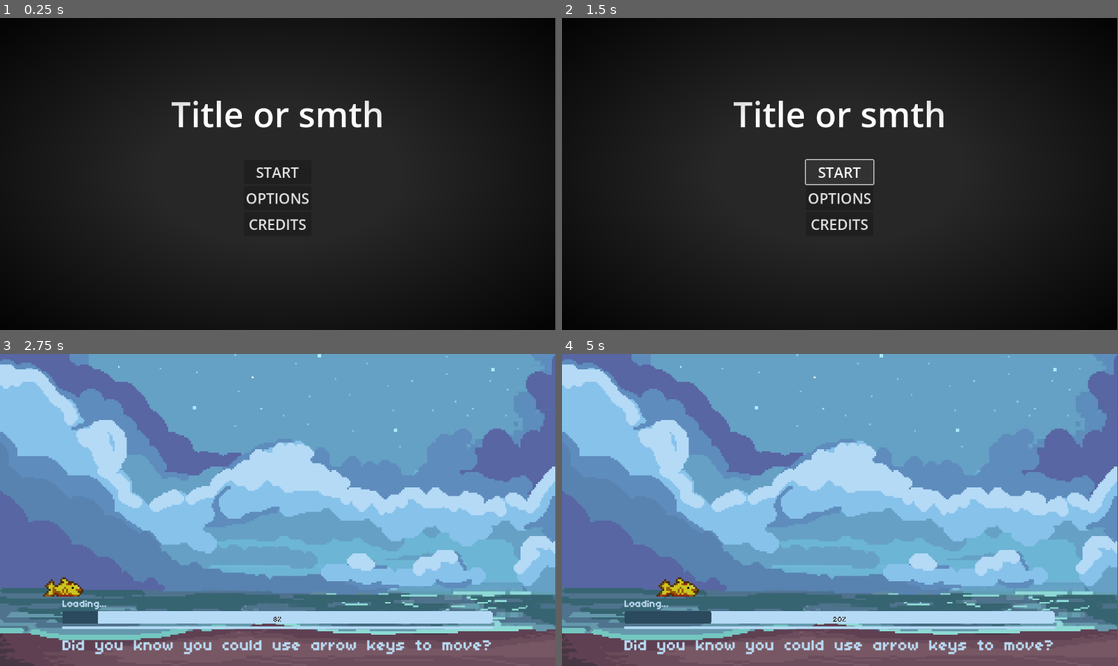
Above: before the commit, frames 1-4 (two rows, left to right).
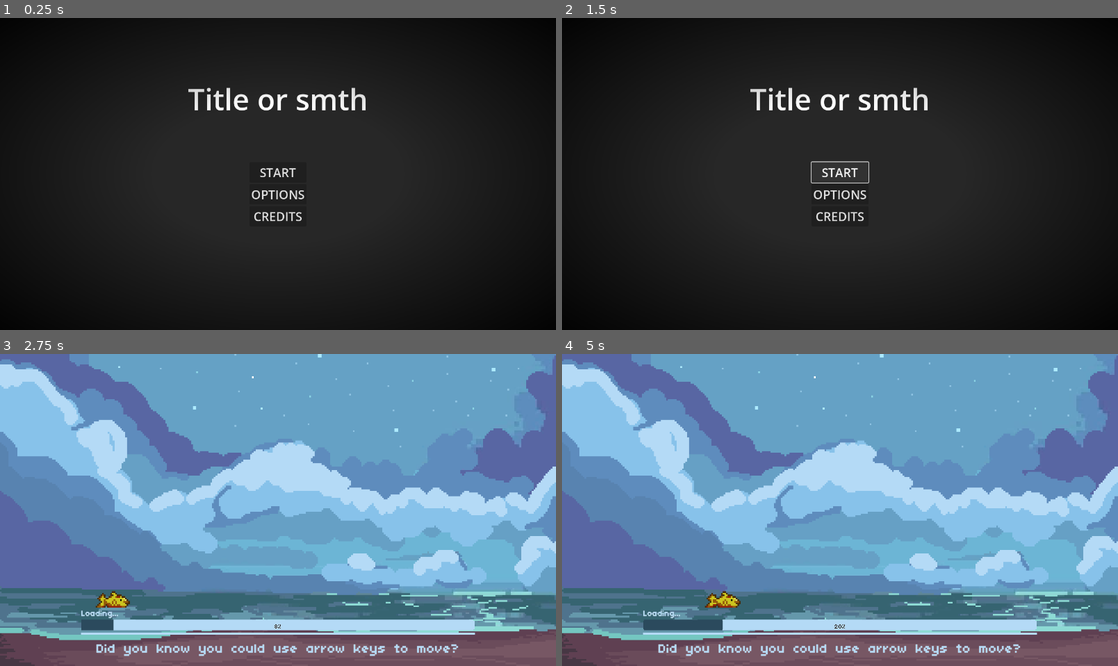
Above: after the commit, the same moments.

Repository: asalhi1/GMTK2025
Game: Godot game, scene res://Levels/main_menu.tscn
Two runs of this game, one before a commit and one after it. Both use one fixed random seed, a clock stepped at 60 frames per second and the inputs below. Sound files missing from this copy of the repository are replaced by a short silence.
Inputs (mouse positions are in pixels of both pictures, inside the frame that each line leads up to):
- Up to frame 1 (0.25 s): no input
- Up to frame 2 (1.5 s): click "START" at 0.5 s; click "START" at 1.25 s
- Up to frame 3 (2.75 s): move the mouse to (400, 494) at 2.02 s; hold Right (ui_right) from 2.03 s (still down); tap Up (ui_up) at 2.1, 2.27, 2.57 s; click (400, 494) at 2.17 s
- Up to frame 4 (5 s): release Right (ui_right) at 2.75 s; drag from (728, 525) to (812, 572) at 2.77 s; move the mouse to (895, 441) at 3.52 s; hold Left (ui_left) 3.53-4.25 s; tap Up (ui_up) at 3.6 s; click (895, 441) at 3.67 s; drag from (812, 572) to (673, 463) at 4.27 s
In our replay, the window is 799x449 before the commit and 800x449 after it. These sizes can differ from the game's own. Grey fills any space a smaller window leaves; there, only what the larger window draws over its background counts as a difference.

The runs differ from the first frame. In frame 1, 2.5% of the frame differs, in the area x 30-69%, y 22-68%; in frame 2, 2.7%; in frame 3, 6.9%; in frame 4, 7.0%, in the area x 0-100%, y 0-100%.

Commit message:
Set up more art

Diff:
--- a/Levels/Level4/level4.tscn
+++ b/Levels/Level4/level4.tscn
@@ -104,7 +104,7 @@
 
 [node name="Label" type="Label" parent="MarginContainer/BarContainer"]
 layout_mode = 2
-text = "LOADING..."
+text = "Nearly there..."
 
 [node name="HSeparator2" type="HSeparator" parent="MarginContainer/BarContainer"]
 show_behind_parent = true
--- a/Levels/endscreen.tscn
+++ b/Levels/endscreen.tscn
@@ -8,17 +8,44 @@
 grow_horizontal = 2
 grow_vertical = 2
 
-[node name="Label" type="Label" parent="."]
+[node name="ColorRect" type="ColorRect" parent="."]
+layout_mode = 1
+anchors_preset = 15
+anchor_right = 1.0
+anchor_bottom = 1.0
+grow_horizontal = 2
+grow_vertical = 2
+color = Color(0.0823529, 0.0509804, 0.968627, 1)
+
+[node name="MarginContainer" type="MarginContainer" parent="."]
 layout_mode = 1
 anchors_preset = 8
 anchor_left = 0.5
 anchor_top = 0.5
 anchor_right = 0.5
 anchor_bottom = 0.5
-offset_left = -46.0
-offset_top = -11.5
-offset_right = 46.0
-offset_bottom = 11.5
+offset_left = -478.0
+offset_top = -63.0
+offset_right = 478.0
+offset_bottom = 63.0
 grow_horizontal = 2
 grow_vertical = 2
-text = "You win yay"
+
+[node name="VBoxContainer" type="VBoxContainer" parent="MarginContainer"]
+layout_mode = 2
+theme_override_constants/separation = 15
+
+[node name="Label" type="Label" parent="MarginContainer/VBoxContainer"]
+layout_mode = 2
+theme_override_font_sizes/font_size = 64
+text = ":("
+
+[node name="Label2" type="Label" parent="MarginContainer/VBoxContainer"]
+layout_mode = 2
+theme_override_font_sizes/font_size = 24
+text = "Your game has crashed."
+
+[node name="Label3" type="Label" parent="MarginContainer/VBoxContainer"]
+layout_mode = 2
+theme_override_font_sizes/font_size = 8
+text = "ERR_CODE 0xLOOP"
--- /dev/null
+++ b/Levels/infinite.tscn
@@ -0,0 +1,72 @@
+[gd_scene load_steps=7 format=3 uid="uid://cqau6whto4ox3"]
+
+[ext_resource type="Script" uid="uid://b4modu0tr6yv3" path="res://Scripts/infiniteplayer.gd" id="1_a4no0"]
+[ext_resource type="Texture2D" uid="uid://crhdopqg84qo0" path="res://icon.svg" id="1_rvvd4"]
+
+[sub_resource type="RectangleShape2D" id="RectangleShape2D_a4no0"]
+size = Vector2(128, 129)
+
+[sub_resource type="RectangleShape2D" id="RectangleShape2D_rvvd4"]
+size = Vector2(731, 123)
+
+[sub_resource type="RectangleShape2D" id="RectangleShape2D_45hb1"]
+size = Vector2(731, 20)
+
+[sub_resource type="RectangleShape2D" id="RectangleShape2D_fqglm"]
+size = Vector2(1187, 585)
+
+[node name="Infinite" type="Node2D"]
+
+[node name="Camera2D" type="Camera2D" parent="."]
+anchor_mode = 0
+
+[node name="Player" type="CharacterBody2D" parent="." node_paths=PackedStringArray("floor_2")]
+position = Vector2(89, 646)
+script = ExtResource("1_a4no0")
+floor_2 = NodePath("../StaticBody2D2")
+
+[node name="Sprite2D" type="Sprite2D" parent="Player"]
+texture = ExtResource("1_rvvd4")
+
+[node name="CollisionShape2D" type="CollisionShape2D" parent="Player"]
+position = Vector2(0, -0.5)
+shape = SubResource("RectangleShape2D_a4no0")
+
+[node name="StaticBody2D" type="StaticBody2D" parent="."]
+position = Vector2(564, 781)
+
+[node name="Sprite2D" type="Sprite2D" parent="StaticBody2D"]
+position = Vector2(-303, 0)
+scale = Vector2(5.73438, 1)
+texture = ExtResource("1_rvvd4")
+
+[node name="CollisionShape2D" type="CollisionShape2D" parent="StaticBody2D"]
+position = Vector2(-303.5, -0.5)
+shape = SubResource("RectangleShape2D_rvvd4")
+
+[node name="StaticBody2D2" type="StaticBody2D" parent="."]
+position = Vector2(1453, 779)
+
+[node name="Sprite2D" type="Sprite2D" parent="StaticBody2D2"]
+position = Vector2(-303, 0)
+scale = Vector2(5.73438, 1)
+texture = ExtResource("1_rvvd4")
+
+[node name="CollisionShape2D" type="CollisionShape2D" parent="StaticBody2D2"]
+position = Vector2(-303.5, -0.5)
+shape = SubResource("RectangleShape2D_rvvd4")
+
+[node name="Area2D" type="Area2D" parent="StaticBody2D2"]
+
+[node name="CollisionShape2D" type="CollisionShape2D" parent="StaticBody2D2/Area2D"]
+position = Vector2(-302, -73)
+shape = SubResource("RectangleShape2D_45hb1")
+
+[node name="Pit" type="Area2D" parent="."]
+
+[node name="CollisionShape2D" type="CollisionShape2D" parent="Pit"]
+position = Vector2(709.5, 1148.5)
+shape = SubResource("RectangleShape2D_fqglm")
+
+[connection signal="body_entered" from="StaticBody2D2/Area2D" to="Player" method="_on_area_2d_body_entered"]
+[connection signal="body_entered" from="Pit" to="Player" method="_on_pit_body_entered"]
--- a/Levels/level2.tscn
+++ b/Levels/level2.tscn
@@ -11,6 +11,13 @@
 [ext_resource type="Texture2D" uid="uid://cswfpnukph8pv" path="res://Art/Level2/Cats/OIP-3506078651.png" id="7_ppd48"]
 [ext_resource type="Texture2D" uid="uid://brxpx74pc3xpw" path="res://Art/Level2/Cats/OIP-4287910165.png" id="8_bl3jk"]
 [ext_resource type="Texture2D" uid="uid://oxj1kdyju1q0" path="res://Art/Level2/Cats/OIP-4190974541.jpeg" id="10_65ryg"]
+
+[sub_resource type="StyleBoxFlat" id="StyleBoxFlat_tdxkx"]
+bg_color = Color(0, 0, 0, 1)
+border_width_left = 2
+border_width_top = 2
+border_width_right = 2
+border_width_bottom = 2
 
 [node name="Level2" type="Control" node_paths=PackedStringArray("captcha_ui", "captcha_button_container", "captcha_button", "captcha_label", "captcha_grid", "loading_bar", "loading_label")]
 layout_mode = 3
@@ -47,7 +54,7 @@
 theme_override_constants/margin_left = 200
 theme_override_constants/margin_top = 50
 theme_override_constants/margin_right = 200
-theme_override_constants/margin_bottom = 50
+theme_override_constants/margin_bottom = 25
 
 [node name="CaptchaButtonContainer" type="VBoxContainer" parent="MarginContainer"]
 visible = false
@@ -151,5 +158,14 @@
 layout_mode = 2
 value = 50.0
 
+[node name="HSeparator" type="HSeparator" parent="MarginContainer/BarContainer"]
+layout_mode = 2
+theme_override_styles/separator = SubResource("StyleBoxFlat_tdxkx")
+
+[node name="Label2" type="Label" parent="MarginContainer/BarContainer"]
+layout_mode = 2
+text = "Tip: Press Alt+F4 to enable pizza mode"
+horizontal_alignment = 1
+
 [connection signal="pressed" from="MarginContainer/CaptchaButtonContainer/CaptchaButton" to="." method="_on_captcha_button_pressed"]
 [connection signal="pressed" from="MarginContainer/Captcha/PanelContainer/MarginContainer/VBoxContainer/Button" to="." method="_on_verify_pressed"]
--- a/Levels/level3.tscn
+++ b/Levels/level3.tscn
@@ -71,7 +71,7 @@
 
 [node name="Label" type="Label" parent="MarginContainer/VBoxContainer2/BarContainer"]
 layout_mode = 2
-text = "Hacking into the mainframe..."
+text = "Reticulating splines..."
 
 [node name="ProgressBar" type="ProgressBar" parent="MarginContainer/VBoxContainer2/BarContainer"]
 layout_mode = 2
--- /dev/null
+++ b/Levels/level5.tscn
@@ -0,0 +1,112 @@
+[gd_scene load_steps=10 format=3 uid="uid://6xsven461jw6"]
+
+[ext_resource type="Script" uid="uid://c2td1fulbpexw" path="res://Scripts/level_5.gd" id="1_fh8n1"]
+[ext_resource type="Texture2D" uid="uid://cisfc351ycphb" path="res://Art/level 6/level 6 update/Statue 1.png" id="2_b3501"]
+[ext_resource type="Texture2D" uid="uid://y358dphsbhff" path="res://Art/level 6/level 6 update/Background.png" id="2_fj68v"]
+[ext_resource type="Script" uid="uid://cakruym8l5vr8" path="res://Scripts/statue_slot.gd" id="3_b3501"]
+[ext_resource type="Texture2D" uid="uid://dkl64mm6tifc7" path="res://Art/level 6/level 6 update/Statue 2.png" id="4_fj68v"]
+[ext_resource type="Texture2D" uid="uid://7ejabnr0t8y6" path="res://Art/level 6/level 6 update/Statue 3.png" id="5_ggu74"]
+[ext_resource type="Texture2D" uid="uid://cskjdigqvbqno" path="res://Art/level 6/level 6 update/New Project 43 [22FE7E4].png" id="7_ggu74"]
+[ext_resource type="Texture2D" uid="uid://b38bg8lngkxgo" path="res://Art/level 6/level 6 update/bar full [C9776B4].png" id="8_ggu74"]
+[ext_resource type="FontFile" uid="uid://cxwuye8sfm2k8" path="res://Assets/Fonts/TinyUnicode (lvl 4).ttf" id="9_4omtb"]
+
+[node name="Level5" type="Control" node_paths=PackedStringArray("hbox_container")]
+layout_mode = 3
+anchors_preset = 15
+anchor_right = 1.0
+anchor_bottom = 1.0
+grow_horizontal = 2
+grow_vertical = 2
+script = ExtResource("1_fh8n1")
+hbox_container = NodePath("MarginContainer/HBoxContainer")
+
+[node name="TextureRect" type="TextureRect" parent="."]
+layout_mode = 1
+anchors_preset = 15
+anchor_right = 1.0
+anchor_bottom = 1.0
+grow_horizontal = 2
+grow_vertical = 2
+texture = ExtResource("2_fj68v")
+
+[node name="MarginContainer" type="MarginContainer" parent="."]
+layout_mode = 1
+anchors_preset = 15
+anchor_right = 1.0
+anchor_bottom = 1.0
+grow_horizontal = 2
+grow_vertical = 2
+theme_override_constants/margin_left = 50
+theme_override_constants/margin_top = 50
+theme_override_constants/margin_right = 50
+theme_override_constants/margin_bottom = 50
+
+[node name="HBoxContainer" type="HBoxContainer" parent="MarginContainer"]
+layout_mode = 2
+size_flags_horizontal = 4
+size_flags_vertical = 4
+theme_override_constants/separation = 10
+alignment = 1
+
+[node name="StatueSlot1" type="TextureRect" parent="MarginContainer/HBoxContainer" node_paths=PackedStringArray("parent")]
+layout_mode = 2
+size_flags_vertical = 8
+mouse_filter = 0
+texture = ExtResource("2_b3501")
+stretch_mode = 2
+script = ExtResource("3_b3501")
+statue_height = 3
+parent = NodePath("../../..")
+
+[node name="StatueSlot2" type="TextureRect" parent="MarginContainer/HBoxContainer" node_paths=PackedStringArray("parent")]
+layout_mode = 2
+size_flags_vertical = 8
+mouse_filter = 0
+texture = ExtResource("4_fj68v")
+stretch_mode = 2
+script = ExtResource("3_b3501")
+statue_height = 1
+parent = NodePath("../../..")
+
+[node name="StatueSlot3" type="TextureRect" parent="MarginContainer/HBoxContainer" node_paths=PackedStringArray("parent")]
+layout_mode = 2
+size_flags_vertical = 8
+mouse_filter = 0
+texture = ExtResource("5_ggu74")
+stretch_mode = 2
+script = ExtResource("3_b3501")
+statue_height = 2
+parent = NodePath("../../..")
+
+[node name="StatueSlot4" type="TextureRect" parent="MarginContainer/HBoxContainer" node_paths=PackedStringArray("parent")]
+layout_mode = 2
+size_flags_vertical = 8
+mouse_filter = 0
+texture = ExtResource("7_ggu74")
+stretch_mode = 2
+script = ExtResource("3_b3501")
+statue_height = 4
+parent = NodePath("../../..")
+
+[node name="TextureRect2" type="TextureRect" parent="MarginContainer"]
+layout_mode = 2
+size_flags_vertical = 8
+texture = ExtResource("8_ggu74")
+
+[node name="Label" type="Label" parent="MarginContainer/TextureRect2"]
+layout_mode = 1
+anchors_preset = 8
+anchor_left = 0.5
+anchor_top = 0.5
+anchor_right = 0.5
+anchor_bottom = 0.5
+offset_left = -166.0
+offset_top = -11.5
+offset_right = 166.0
+offset_bottom = 11.5
+grow_horizontal = 2
+grow_vertical = 2
+theme_override_fonts/font = ExtResource("9_4omtb")
+theme_override_font_sizes/font_size = 28
+text = "Tip: Sometime all we need is a little order... which can sometimes be done by clicking and dragging your mouse."
+horizontal_alignment = 1
--- a/Levels/level6.tscn
+++ b/Levels/level6.tscn
@@ -134,7 +134,7 @@
 [node name="Label" type="Label" parent="MarginContainer/BarContainer"]
 layout_mode = 2
 theme_override_colors/font_color = Color(0, 0.556863, 0, 1)
-text = "Loading..."
+text = "Downloading browser history..."
 
 [node name="ProgressBar" type="ProgressBar" parent="MarginContainer/BarContainer"]
 layout_mode = 2
--- /dev/null
+++ b/Scripts/infiniteplayer.gd
@@ -0,0 +1,73 @@
+extends CharacterBody2D
+
+# Movement parameters
+const MAX_SPEED = 400.0  # Maximum horizontal speed of the character
+const ACCELERATION = 1500.0  # Normal acceleration rate
+const RAPID_ACCELERATION = 8000.0  # Acceleration rate when rapidly changing direction
+const GROUND_DECELERATION = 3000.0  # Normal deceleration rate
+const RAPID_DECELERATION = 8000.0  # Deceleration rate when rapidly changing direction
+const AIR_DECELERATION = 500.0  # Deceleration rate when in the air
+const JUMP_FORCE = 1000.0  # The force applied when jumping
+const GRAVITY = 2000.0  # Gravity force applied each frame
+const JUMP_BUFFER_TIME = 0.1  # Time window for the jump buffer (in seconds)
+
+var jump_buffer_timer = 0.0  # Timer for the jump buffer duration
+var last_input_direction = 0  # Stores the last horizontal input direction
+
+var start_position = Vector2(89, 646)
+
+@export var floor_2 : Node
+
+func _ready():
+	MusicManager.stop_music()
+
+func _physics_process(delta):
+	# Update the jump buffer timer
+	if jump_buffer_timer > 0:
+		jump_buffer_timer -= delta
+
+	# Horizontal Movement Input
+	var input_direction = Input.get_action_strength("ui_right") - Input.get_action_strength("ui_left")
+
+	# Rapid Direction Change Detection
+	var is_rapid_change = input_direction != 0 and sign(input_direction) != sign(last_input_direction)
+	last_input_direction = input_direction if input_direction != 0 else last_input_direction
+
+	# Horizontal Movement Logic
+	if input_direction != 0:
+		# Apply rapid acceleration if changing direction quickly, otherwise normal acceleration
+		var acceleration =  RAPID_ACCELERATION if is_rapid_change else ACCELERATION
+		velocity.x += acceleration * input_direction * delta
+		velocity.x = clamp(velocity.x, -MAX_SPEED, MAX_SPEED)
+	elif velocity.x != 0:
+		# Apply rapid deceleration if changing direction quickly, otherwise normal or air deceleration
+		var decel = RAPID_DECELERATION if is_rapid_change else ( GROUND_DECELERATION if is_on_floor() else AIR_DECELERATION)
+		decel *= delta
+		velocity.x -= decel * sign(velocity.x)
+		if abs(velocity.x) <= decel:
+			velocity.x = 0
+
+	# Jump Input Handling
+	if Input.is_action_just_pressed("ui_up"):
+		jump_buffer_timer = JUMP_BUFFER_TIME
+
+	# Jumping Logic
+	if jump_buffer_timer > 0 and is_on_floor():
+		velocity.y = -JUMP_FORCE
+		jump_buffer_timer = 0
+
+	# Gravity Application
+	velocity.y += GRAVITY * delta
+
+	# Character Movement
+	move_and_slide()
+
+func _on_area_2d_body_entered(body: Node2D) -> void:
+	if body.name == "Player":
+		body.velocity = Vector2(0, 0)
+		body.global_position = start_position
+		floor_2.position.x += 150
+
+
+func _on_pit_body_entered(body: Node2D) -> void:
+	TransitionManager.transition_to("res://Levels/endscreen.tscn")
--- a/Scripts/level_1.gd
+++ b/Scripts/level_1.gd
@@ -14,6 +14,7 @@
 var fake_progress = 0
 
 func _ready():
+	MusicManager.play_music_for_level("8bit")
 	await get_tree().process_frame
 	var bar_rect = progress_bar.get_global_rect()
 	start_x = bar_rect.position.x
@@ -49,4 +50,4 @@
 		progress_bar.value = progress * 100.0
 
 	if progress_bar.value >= 95:
-		TransitionManager.transition_to("res://Levels/level2.tscn")
+		TransitionManager.transition_to("res://Levels/level6.tscn")
--- a/Scripts/level_2.gd
+++ b/Scripts/level_2.gd
@@ -23,6 +23,7 @@
 var selected_cells = []
 
 func _ready():
+	MusicManager.play_music_for_level("variant2")
 	captcha_ui.visible = false
 	captcha_button_container.visible = false
 	start_loading()
--- a/Scripts/level_4.gd
+++ b/Scripts/level_4.gd
@@ -10,6 +10,7 @@
 var crosshair
 
 func _ready():
+	MusicManager.play_music_for_level("8bit")
 	Input.set_mouse_mode(Input.MOUSE_MODE_HIDDEN)
 	crosshair = crosshair_scene.instantiate()
 	add_child(crosshair)
@@ -36,5 +37,5 @@
 	t.tween_property(progress_bar, "value", float(ducks_shot) / total_ducks * 100.0, .5)
 	#progress_bar.value = float(ducks_shot) / total_ducks * 100.0
 	if ducks_shot == total_ducks:
-		TransitionManager.transition_to("res://Levels/endscreen.tscn")
+		TransitionManager.transition_to("res://Levels/infinite.tscn")
 		AmbientGlitch.set_glitch_level(0)
--- /dev/null
+++ b/Scripts/level_5.gd
@@ -0,0 +1,14 @@
+extends Control
+
+@export var hbox_container : Node
+
+func _ready():
+	MusicManager.play_music_for_level("variant2")
+
+func is_correct_order() -> bool:
+	for i in range(hbox_container.get_child_count() - 1):
+		var curr = hbox_container.get_child(i)
+		var next = hbox_container.get_child(i + 1)
+		if curr.statue_height > next.statue_height:
+			return false
+	return true
--- a/Scripts/level_6.gd
+++ b/Scripts/level_6.gd
@@ -19,6 +19,7 @@
 ]
 
 func _ready():
+	MusicManager.play_music_for_level("variant1")
 	accept_button.pressed.connect(_on_accept_pressed)
 	decline_button.pressed.connect(_on_decline_pressed)
 
@@ -34,4 +35,4 @@
 
 func _on_decline_pressed():
 	finishing_loading = true
-	TransitionManager.transition_to("res://Levels/endscreen.tscn")
+	TransitionManager.transition_to("res://Levels/level2.tscn")
--- a/Scripts/main_menu.gd
+++ b/Scripts/main_menu.gd
@@ -1,6 +1,7 @@
 extends Control
 
-
+func _ready() -> void:
+	MusicManager.play_music_for_level("variant1")
 
 func _on_start_pressed() -> void:
 	TransitionManager.transition_to("res://Levels/level1.tscn")
--- /dev/null
+++ b/Scripts/statue_slot.gd
@@ -0,0 +1,47 @@
+extends TextureRect
+
+@export var statue_height: int = 0
+@export var parent : Node
+
+var drag_preview = null
+
+func _ready():
+	set_drag_forwarding(get_drag_data, can_drop_data, drop_data)
+
+func get_drag_data(position):
+	var drag_data = {
+		"texture": texture,
+		"height": statue_height,
+		"source": self
+	}
+
+	drag_preview = TextureRect.new()
+	drag_preview.texture = texture
+	drag_preview.expand = true
+	drag_preview.stretch_mode = STRETCH_KEEP_ASPECT_CENTERED
+	set_drag_preview(drag_preview)
+
+	return drag_data
+
+func can_drop_data(position, data):
+	return typeof(data) == TYPE_DICTIONARY and data.has("texture") and data.has("source")
+
+func drop_data(position, data):
+	if not can_drop_data(position, data): return
+
+	var source = data["source"]
+	if source == self: return
+
+	# Swap textures and heights
+	var temp_texture = texture
+	var temp_height = statue_height
+
+	texture = data["texture"]
+	statue_height = data["height"]
+
+	source.texture = temp_texture
+	source.statue_height = temp_height
+
+	if parent.is_correct_order():
+		AmbientGlitch.set_glitch_level(3)
+		TransitionManager.transition_to("res://Levels/Level4/level4.tscn")
--- a/Scripts/terminal.gd
+++ b/Scripts/terminal.gd
@@ -7,6 +7,7 @@
 @export var typing_space : Node
 
 func _ready():
+	MusicManager.play_music_for_level("8bit")
 	grab_focus()
 	connect("text_submitted", Callable(self, "_on_command_entered"))
 
@@ -26,7 +27,7 @@
 			loading_bar.value = 100
 			history.text += "\nResuming loading sequence..."
 			await get_tree().create_timer(1.0).timeout
-			TransitionManager.transition_to("res://Levels/Level4/level4.tscn")
+			TransitionManager.transition_to("res://Levels/level5.tscn")
 		"help":
 			history.text += "\nAvailable commands:\n - status\n - launch_missiles\n - make_coffee\n - reboot\n - help\n - clear"
 		"status":
--- a/Utilities/ambient_glitch.gd
+++ b/Utilities/ambient_glitch.gd
@@ -8,7 +8,6 @@
 	update_glitch_intensity()
 
 func increase_glitch_level():
-	print(glitch_level)
 	glitch_level += .5
 	update_glitch_intensity()
 
@@ -22,7 +21,7 @@
 		print("ShaderMaterial not found!")
 		return
 
-	mat.set_shader_parameter("shake_rate", clamp(0.05 * glitch_level, 0.0, 1.0))
-	mat.set_shader_parameter("shake_power", clamp(0.01 * glitch_level, 0.0, 0.2))
-	mat.set_shader_parameter("shake_color_rate", clamp(0.005 * glitch_level, 0.0, 0.1))
-	mat.set_shader_parameter("shake_speed", clamp(2.0 * glitch_level, 0.0, 50.0))
+	mat.set_shader_parameter("shake_rate", clamp(0.015 * glitch_level, 0.0, 1.0))
+	mat.set_shader_parameter("shake_power", clamp(0.0023 * glitch_level, 0.0, 0.2))
+	mat.set_shader_parameter("shake_color_rate", clamp(0.00125 * glitch_level, 0.0, 0.1))
+	mat.set_shader_parameter("shake_speed", clamp(.5 * glitch_level, 0.0, 50.0))
--- /dev/null
+++ b/Utilities/music_manager.gd
@@ -0,0 +1,24 @@
+extends Node
+
+@export var audio_player: AudioStreamPlayer
+@export var level_music_streams: Dictionary
+
+var current_level := ""
+var current_time := 0.0
+
+func play_music_for_level(level_name: String):
+	if not level_music_streams.has(level_name):
+		return
+
+	current_time = audio_player.get_playback_position()
+
+	var new_stream = level_music_streams[level_name]
+	audio_player.stream = new_stream
+	audio_player.play(current_time)
+
+	current_level = level_name
+
+func stop_music():
+	audio_player.stop()
+	current_time = 0.0
+	current_level = ""
--- /dev/null
+++ b/Utilities/music_manager.tscn
@@ -0,0 +1,17 @@
+[gd_scene load_steps=5 format=3 uid="uid://dt18tbd0cmtox"]
+
+[ext_resource type="Script" uid="uid://dhveh1lecnawo" path="res://Utilities/music_manager.gd" id="1_gppea"]
+[ext_resource type="AudioStream" uid="uid://ba4a4gkg0fww" path="res://Assets/Audio/Music/lvl4.ogg" id="2_vq4dp"]
+[ext_resource type="AudioStream" uid="uid://xnap4v618sdd" path="res://Assets/Audio/Music/lvl1.ogg" id="3_s8phn"]
+[ext_resource type="AudioStream" uid="uid://dlks3g7ket788" path="res://Assets/Audio/Music/lvl2.ogg" id="4_s8phn"]
+
+[node name="MusicManager" type="Node" node_paths=PackedStringArray("audio_player")]
+script = ExtResource("1_gppea")
+audio_player = NodePath("AudioStreamPlayer")
+level_music_streams = {
+"8bit": ExtResource("2_vq4dp"),
+"variant1": ExtResource("3_s8phn"),
+"variant2": ExtResource("4_s8phn")
+}
+
+[node name="AudioStreamPlayer" type="AudioStreamPlayer" parent="."]
--- a/Utilities/transition_manager.gd
+++ b/Utilities/transition_manager.gd
@@ -13,10 +13,10 @@
 	target_scene_path = scene_path
 
 	var mat := transition_glitch.material as ShaderMaterial
-	mat.set_shader_parameter("shake_rate", 0.2)
-	mat.set_shader_parameter("shake_power", 0.03)
-	mat.set_shader_parameter("shake_color_rate", 0.01)
-	mat.set_shader_parameter("shake_speed", 5.0)
+	mat.set_shader_parameter("shake_rate", 0.4)
+	mat.set_shader_parameter("shake_power", 0.06)
+	mat.set_shader_parameter("shake_color_rate", 0.02)
+	mat.set_shader_parameter("shake_speed", 10.0)
 
 	animation_player.play("glitch_out")
 
@@ -31,5 +31,5 @@
 		mat.set_shader_parameter("shake_color_rate", 0)
 		mat.set_shader_parameter("shake_speed", 0)
 	elif anim_name == "glitch_in":
-		AmbientGlitch.increase_glitch_level()
+		# AmbientGlitch.increase_glitch_level()
 		transitioning = false
--- a/project.godot
+++ b/project.godot
@@ -19,11 +19,22 @@
 
 TransitionManager="*res://Utilities/transition_manager.tscn"
 AmbientGlitch="*res://Utilities/ambient_glitch.tscn"
+MusicManager="*res://Utilities/music_manager.tscn"
 
 [display]
 
+window/size/viewport_width=1366
+window/size/viewport_height=768
 window/size/mode=3
 window/size/resizable=false
+window/stretch/mode="viewport"
+
+[input]
+
+jump={
+"deadzone": 0.2,
+"events": []
+}
 
 [rendering]
 
Not shown, added: Art/level 6/level 6 update/Background.png.import
Binary file changed: Art/level 6/level 6 update/New Project 43 [22FE7E4].png
Not shown, added: Art/level 6/level 6 update/New Project 43 [22FE7E4].png.import
Binary file changed: Art/level 6/level 6 update/Statue 1.png
Not shown, added: Art/level 6/level 6 update/Statue 1.png.import
Binary file changed: Art/level 6/level 6 update/Statue 2.png
Not shown, added: Art/level 6/level 6 update/Statue 2.png.import
Binary file changed: Art/level 6/level 6 update/Statue 3.png
Not shown, added: Art/level 6/level 6 update/Statue 3.png.import
Not shown, added: Art/level 6/level 6 update/Statue 4.png.import
Not shown, added: Art/level 6/level 6 update/Statue 5.png.import
Not shown, added: Art/level 6/level 6 update/bar full [C9776B4].png.import
(and 11 more such lines)
